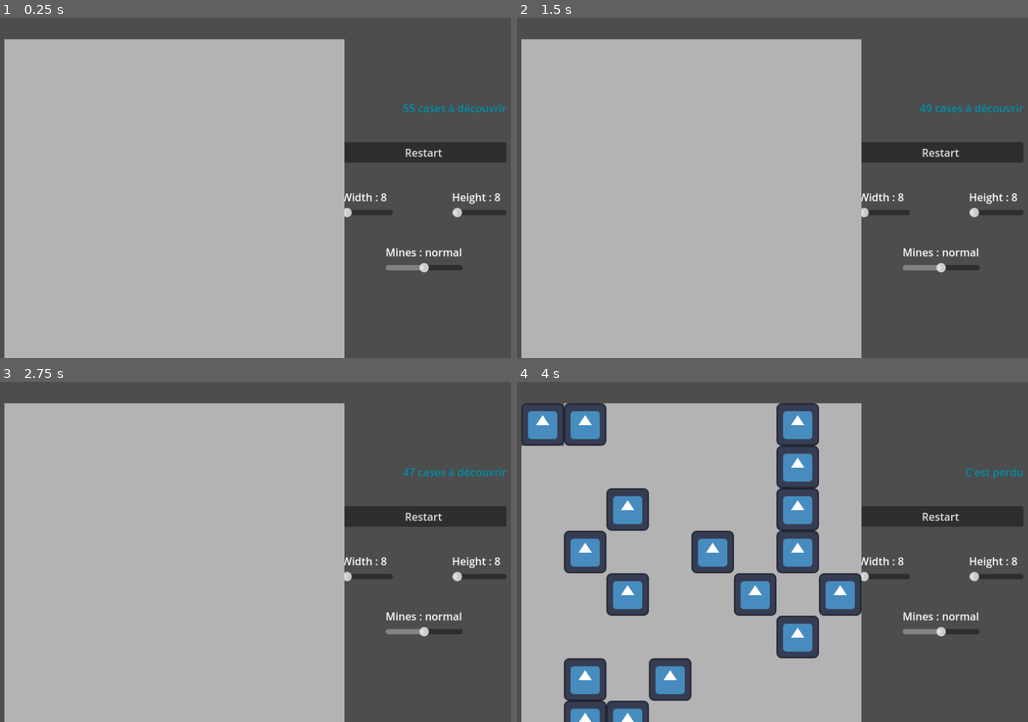
Above: before the commit, frames 1-4 (two rows, left to right).
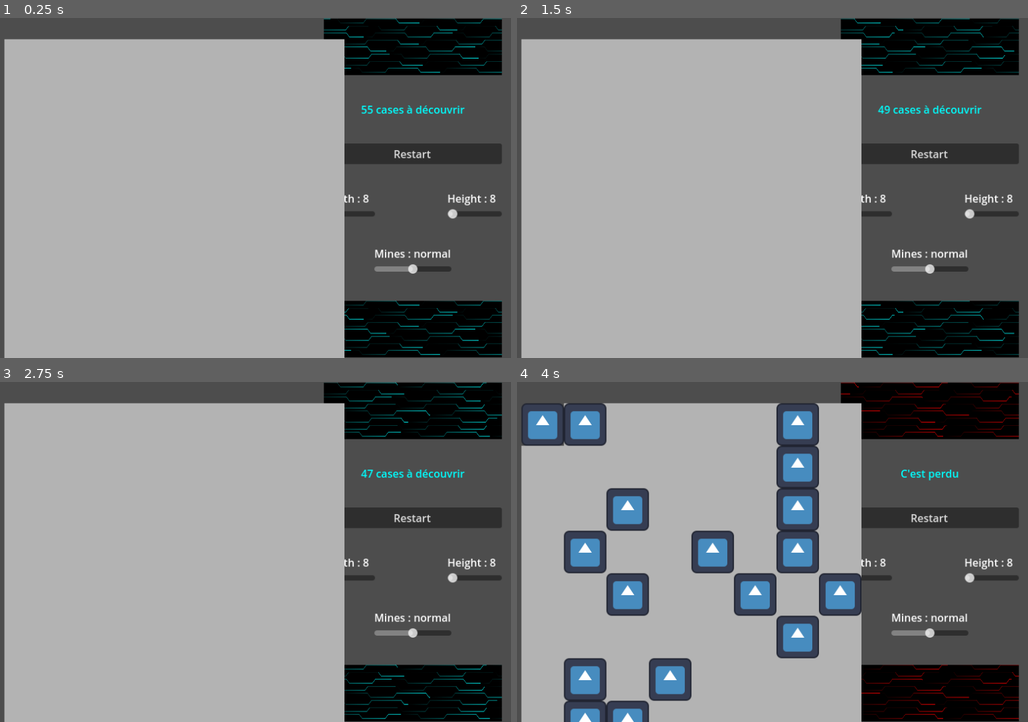
Above: after the commit, the same moments.

Repository: 314R-Salles/demineurGd
Game: Godot game, scene res://scene/game.tscn
Same seed, same stepped clock (60 frames per second), same inputs: the game is played once before the commit and once after it. The engine's default icon, where the game draws it, is replaced by a stand-in: a white triangle on a blue panel in a dark square.
Inputs (mouse positions are in pixels of both pictures, inside the frame that each line leads up to):
- Up to frame 1 (0.25 s): no input
- Up to frame 2 (1.5 s): click "Restart" at 0.5 s; click "Restart" at 1.25 s
- Up to frame 3 (2.75 s): click "Restart" at 2 s
- Up to frame 4 (4 s): click (542, 422) at 2.77 s; click (711, 681) at 3.52 s

The runs differ from the first frame. In frame 1, 12% of the frame differs, in the area x 63-100%, y 0-100%; in frame 2, 12%; in frame 3, 12%; in frame 4, 12%.

Commit message:
clean code et ajout shader

Diff:
--- a/electric.gdshader
+++ b/electric.gdshader
@@ -1,6 +1,12 @@
+/*
+	動的電子背景シェーダー by あるる（きのもと 結衣） @arlez80
+	Procedural Electric Background Shader by Yui Kinomoto @arlez80
+
+	MIT License
+*/
 shader_type canvas_item;
 
-uniform vec4 background_color  = vec4( 0.0, 0.0, 0.0, 1.0 );
+uniform vec4 background_color = vec4( 0.0, 0.0, 0.0, 1.0 );
 uniform vec4 line_color = vec4( 0.0, 1.0, 1.0, 1.0 );
 uniform float line_freq = 9.56;
 uniform float height = 0.6;
--- a/project.godot
+++ b/project.godot
@@ -23,6 +23,7 @@
 
 window/size/viewport_width=812
 window/size/viewport_height=512
+window/size/resizable=false
 window/stretch/aspect="expand"
 
 [input]
--- a/scene/game.tscn
+++ b/scene/game.tscn
@@ -3,21 +3,19 @@
 [ext_resource type="Script" path="res://scripts/GameManager.gd" id="1_7skut"]
 [ext_resource type="Shader" path="res://electric.gdshader" id="2_o6cjo"]
 
-[sub_resource type="ShaderMaterial" id="ShaderMaterial_t1ner"]
-resource_local_to_scene = true
+[sub_resource type="ShaderMaterial" id="ShaderMaterial_twwmc"]
 shader = ExtResource("2_o6cjo")
 shader_parameter/background_color = Vector4(0, 0, 0, 1)
 shader_parameter/line_color = Vector4(0, 1, 1, 1)
 shader_parameter/line_freq = 9.56
 shader_parameter/height = 0.6
-shader_parameter/speed = 0.8
-shader_parameter/scale = Vector2(1, 30)
+shader_parameter/speed = 0.3
+shader_parameter/scale = Vector2(2, 8)
 
 [node name="Game" type="Node"]
 script = ExtResource("1_7skut")
 
 [node name="interface" type="Control" parent="."]
-material = SubResource("ShaderMaterial_t1ner")
 layout_mode = 3
 anchors_preset = 15
 anchor_right = 1.0
@@ -32,20 +30,28 @@
 anchor_top = 0.5
 anchor_right = 1.0
 anchor_bottom = 0.5
-offset_left = -272.0
-offset_top = -52.0
-offset_right = -24.0
-offset_bottom = 48.0
+offset_left = -299.0
+offset_top = -255.0
+offset_right = -31.0
+offset_bottom = 255.0
 grow_horizontal = 0
 grow_vertical = 2
 theme_override_constants/separation = 40
 
+[node name="ColorRect" type="ColorRect" parent="interface/VBoxContainer"]
+unique_name_in_owner = true
+material = SubResource("ShaderMaterial_twwmc")
+custom_minimum_size = Vector2(268, 85)
+layout_mode = 2
+size_flags_horizontal = 4
+size_flags_vertical = 4
+
 [node name="instructionLabel" type="Label" parent="interface/VBoxContainer"]
 unique_name_in_owner = true
 layout_mode = 2
-theme_override_colors/font_color = Color(0, 0.559209, 0.673191, 1)
+theme_override_colors/font_color = Color(0, 1, 1, 1)
 text = "Nombre de mines"
-horizontal_alignment = 2
+horizontal_alignment = 1
 vertical_alignment = 2
 
 [node name="Restart" type="Button" parent="interface/VBoxContainer"]
@@ -108,6 +114,13 @@
 tick_count = 1
 ticks_on_borders = true
 
+[node name="ColorRect2" type="ColorRect" parent="interface/VBoxContainer"]
+material = SubResource("ShaderMaterial_twwmc")
+custom_minimum_size = Vector2(268, 85)
+layout_mode = 2
+size_flags_horizontal = 4
+size_flags_vertical = 4
+
 [connection signal="pressed" from="interface/VBoxContainer/Restart" to="." method="_on_restart_pressed"]
 [connection signal="value_changed" from="interface/VBoxContainer/HBoxContainer/WidthSetting/WidthSlider" to="." method="_on_width_slider_value_changed"]
 [connection signal="value_changed" from="interface/VBoxContainer/HBoxContainer/HeightSetting/heightSlider" to="." method="_on_height_slider_value_changed"]
--- a/scripts/GameManager.gd
+++ b/scripts/GameManager.gd
@@ -16,6 +16,8 @@
 @onready var threshold_label = %ThresholdLabel
 @onready var threshold_slider = %ThresholdSlider
 
+# on accède à un seul des 2 colorRect pour modifier le shader commun.
+@onready var color_rect : ColorRect = %ColorRect
 
 var totalMines = 0
 var totalTiles = 0
@@ -24,7 +26,9 @@
 
 var defaultTile =  preload("res://scene/case.tscn");
 
+
 func _ready():
+	color_rect.get_material().set_shader_parameter("line_color", Vector4( 0.0, 1.0, 1.0, 1.0 ))
 	width_slider.value = Settings.width_tiles
 	height_slider.value = Settings.height_tiles
 
@@ -36,7 +40,7 @@
 
 # on ne manipule les var définies via @export que dans le ready, sinon utilise valeur par défaut
 	totalTiles = Settings.width_tiles * Settings.height_tiles
-	print(totalTiles)
+
 # Le +1 pour des offsets / le 300 pour l'UI à droite
 	DisplayServer.window_set_size(Vector2i((Settings.width_tiles+1)*64+300, (Settings.height_tiles+1)*64))
 	randomize();
@@ -62,6 +66,7 @@
 		totalTiles-=1
 		if totalTiles - totalMines == 0:
 			instruction_label.text = "C'est gagné"
+			color_rect.get_material().set_shader_parameter("line_color", Vector4( 0.0, 1.0, 0.0, 1.0 ))
 			for i in range(1, Settings.width_tiles+1):
 				for j in range(1, Settings.height_tiles+1):
 					all_tiles[i][j].disableButton()
@@ -73,6 +78,7 @@
 	else:
 		tile.setPicture()
 		instruction_label.text = "C'est perdu"
+		color_rect.get_material().set_shader_parameter("line_color", Vector4( 1.0, 0.0, 0.0, 1.0 ))
 		for r in range(1,2*max(Settings.width_tiles, Settings.height_tiles)):
 			await get_tree().create_timer(0.05).timeout
 			for i in range(-r,r):
@@ -147,7 +153,6 @@
 
 
 func setSliderLabel(type, value):
-	print(str(value))
 	var res = type + " : "
 	if type == "Mines":
 		match value:
@@ -169,29 +174,8 @@
 
 
 func _on_thresholdt_slider_value_changed(value):
-	print(value)
-	match value:
-		0.:
-			Settings.mine_threshold = 0.90
-		1.:
-			Settings.mine_threshold = 0.85
-		2.:
-			Settings.mine_threshold = 0.80
-		3.:
-			Settings.mine_threshold = 0.75
-		4.:
-			Settings.mine_threshold = 0.70
+	Settings.mine_threshold = 0.90 - value * 0.05
 	threshold_label.text = setSliderLabel("Mines", Settings.mine_threshold)
 
 func threshold_to_slider(value):
-	match value:
-		0.90:
-			return 0
-		0.85:
-			return 1
-		0.80:
-			return 2
-		0.75:
-			return 3
-		0.70:
-			return 4
+	return (0.90-value)/0.05
